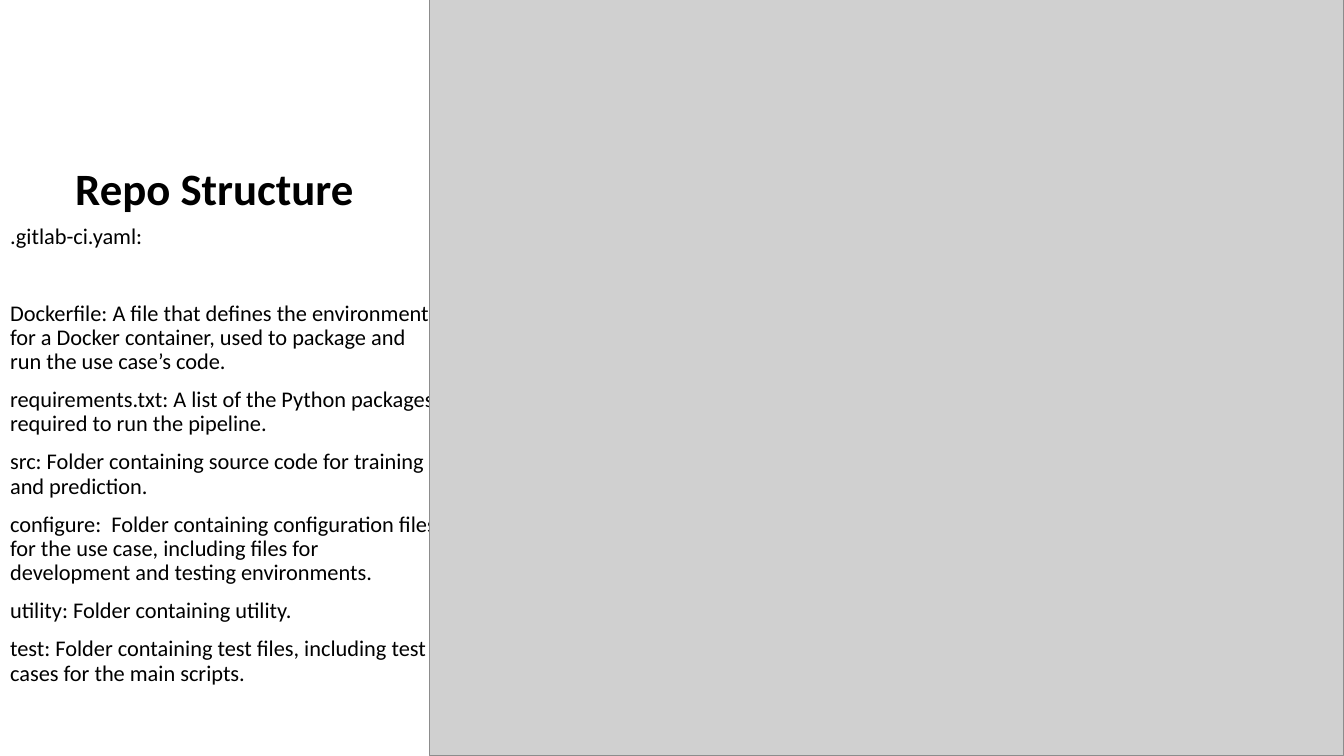
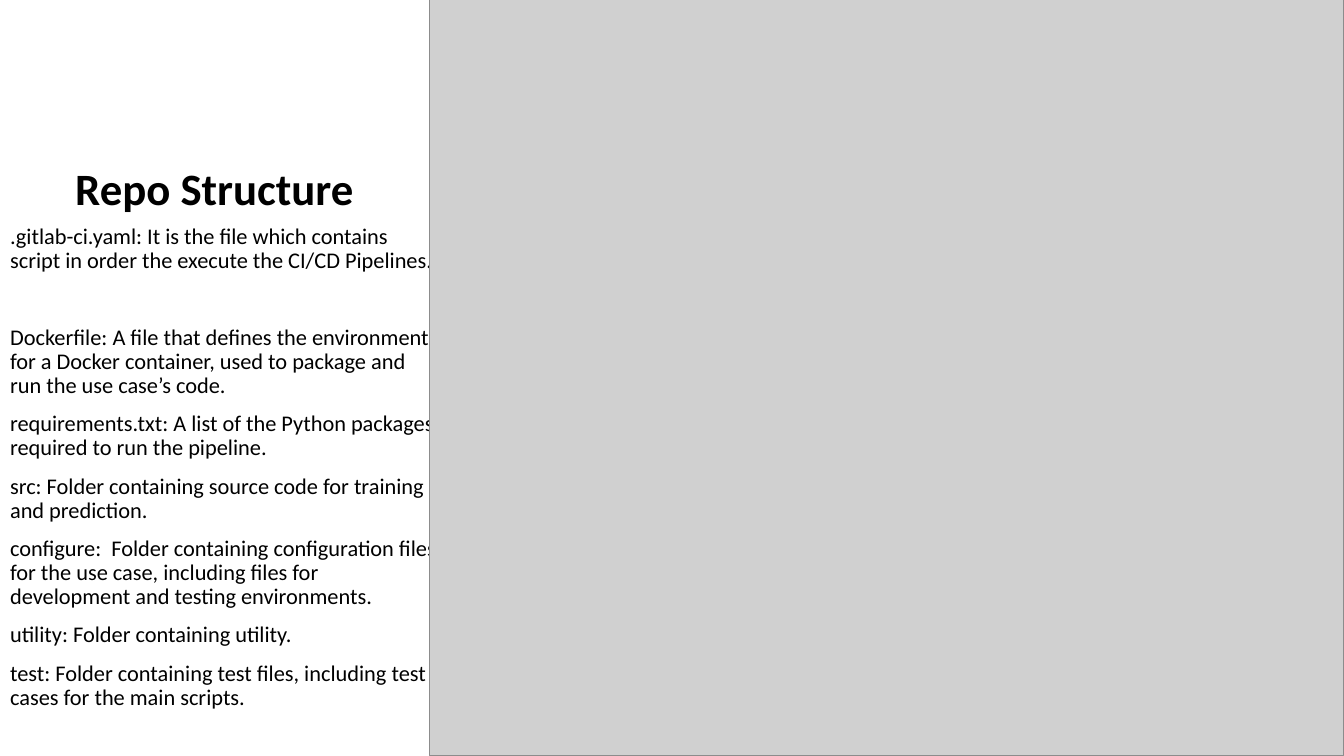
Before and after one commit to muggullas/demo, a slide deck: slide 4 of mlops (3) (1).pptx. Drawn at 1344x756 pixels with LibreOffice and Linux fonts; fonts in the diff are those of the drawing; grey boxes stand for pictures. Boxes give left, top, right and bottom in pixels: in the first picture for what was removed or moved away, otherwise in the second. Text is boxed around its words. In the diff, an @@ line names an element or a change of style, - is before the commit and + after.

```diff
--- a/mlops (3) (1).pptx
+++ b/mlops (3) (1).pptx
@@ text at bbox=[10, 228, 432, 275]: text changed @@
-.gitlab-ci.yaml:
+.gitlab-ci.yaml: It is the file which contains script in order the execute the CI/CD Pipelines.
```
Also in this commit, not shown: 2 other slides changed.
